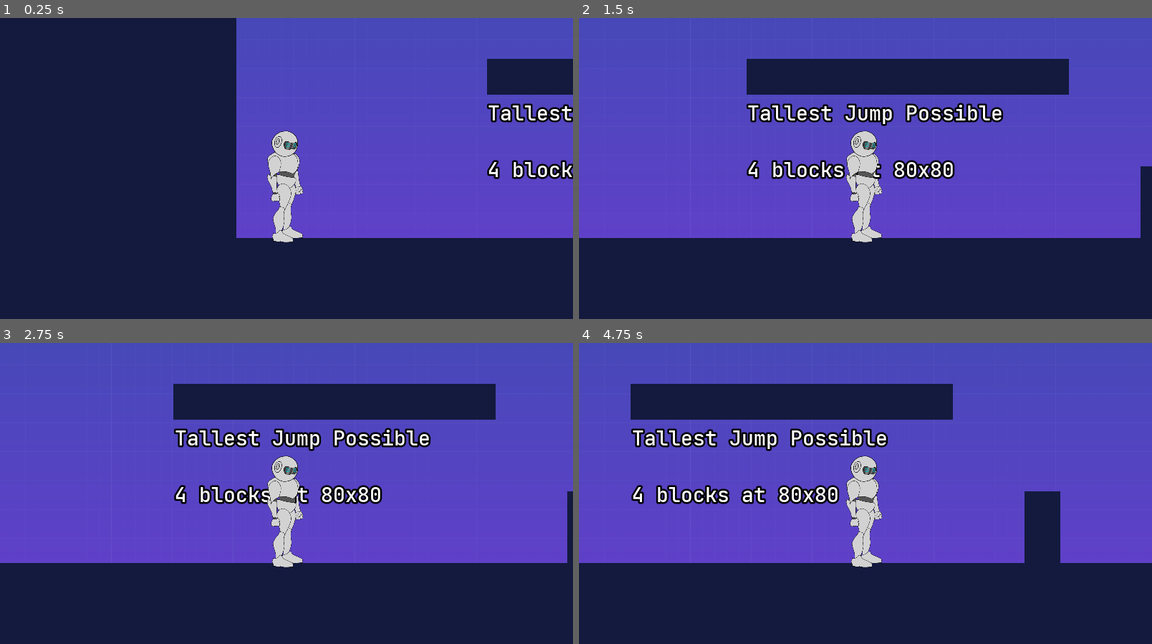
Above: before the commit, frames 1-4 (two rows, left to right).
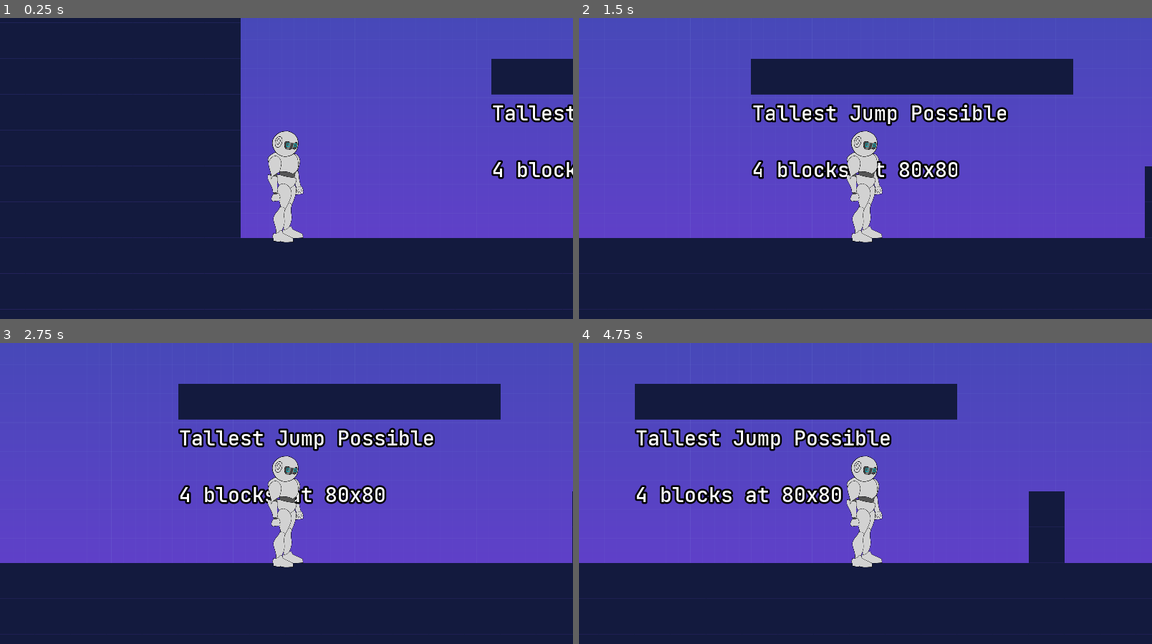
Above: after the commit, the same moments.

Repository: KurzweilTV/AssemblyJam
Game: Godot game, scene res://Maps/Level1.tscn
Same seed, same stepped clock (60 frames per second), same inputs: the game is played once before the commit and once after it. This scene is started directly instead of the project's main scene.
Inputs:
- Up to frame 1 (0.25 s): no input
- Up to frame 2 (1.5 s): tap Enter (ui_accept) at 0.5, 0.77 s; hold Right (ui_right) from 0.53 s (still down)
- Up to frame 3 (2.75 s): tap Enter (ui_accept) at 1.52 s; release Right (ui_right) at 2.03 s; hold Left (ui_left) from 2.03 s (still down)
- Up to frame 4 (4.75 s): release Left (ui_left) at 2.78 s; hold Right (ui_right) 2.78-4.28 s; tap Enter (ui_accept) at 3.02, 3.77, 4.25, 4.52 s; hold Left (ui_left) from 4.28 s (still down)

The runs differ from the first frame. In frame 1, 3.4% of the frame differs, in the area x 0-100%, y 0-97%; in frame 2, 4.0%; in frame 3, 4.0%; in frame 4, 4.3%, in the area x 9-85%, y 13-75%.

Commit message:
Idle Animations

Diff:
--- a/Player/Player.tscn
+++ b/Player/Player.tscn
@@ -28,12 +28,887 @@
 radius = 30.0
 height = 192.0
 
+[sub_resource type="Animation" id=2]
+length = 0.001
+tracks/0/type = "bezier"
+tracks/0/path = NodePath("IKPlayer:position:x")
+tracks/0/interp = 1
+tracks/0/loop_wrap = true
+tracks/0/imported = false
+tracks/0/enabled = true
+tracks/0/keys = {
+"points": PoolRealArray( -1, -0.25, 0, 0.25, 0 ),
+"times": PoolRealArray( 0 )
+}
+tracks/1/type = "bezier"
+tracks/1/path = NodePath("IKPlayer:position:y")
+tracks/1/interp = 1
+tracks/1/loop_wrap = true
+tracks/1/imported = false
+tracks/1/enabled = true
+tracks/1/keys = {
+"points": PoolRealArray( -101, -0.25, 0, 0.25, 0 ),
+"times": PoolRealArray( 0 )
+}
+tracks/2/type = "bezier"
+tracks/2/path = NodePath("IKPlayer:rotation_degrees")
+tracks/2/interp = 1
+tracks/2/loop_wrap = true
+tracks/2/imported = false
+tracks/2/enabled = true
+tracks/2/keys = {
+"points": PoolRealArray( 0, -0.25, 0, 0.25, 0 ),
+"times": PoolRealArray( 0 )
+}
+tracks/3/type = "bezier"
+tracks/3/path = NodePath("IKPlayer:scale:x")
+tracks/3/interp = 1
+tracks/3/loop_wrap = true
+tracks/3/imported = false
+tracks/3/enabled = true
+tracks/3/keys = {
+"points": PoolRealArray( 1, -0.25, 0, 0.25, 0 ),
+"times": PoolRealArray( 0 )
+}
+tracks/4/type = "bezier"
+tracks/4/path = NodePath("IKPlayer:scale:y")
+tracks/4/interp = 1
+tracks/4/loop_wrap = true
+tracks/4/imported = false
+tracks/4/enabled = true
+tracks/4/keys = {
+"points": PoolRealArray( 1, -0.25, 0, 0.25, 0 ),
+"times": PoolRealArray( 0 )
+}
+tracks/5/type = "bezier"
+tracks/5/path = NodePath("IKPlayer/hip:position:x")
+tracks/5/interp = 1
+tracks/5/loop_wrap = true
+tracks/5/imported = false
+tracks/5/enabled = true
+tracks/5/keys = {
+"points": PoolRealArray( 1, -0.25, 0, 0.25, 0 ),
+"times": PoolRealArray( 0 )
+}
+tracks/6/type = "bezier"
+tracks/6/path = NodePath("IKPlayer/hip:position:y")
+tracks/6/interp = 1
+tracks/6/loop_wrap = true
+tracks/6/imported = false
+tracks/6/enabled = true
+tracks/6/keys = {
+"points": PoolRealArray( -4, -0.25, 0, 0.25, 0 ),
+"times": PoolRealArray( 0 )
+}
+tracks/7/type = "bezier"
+tracks/7/path = NodePath("IKPlayer/hip:rotation_degrees")
+tracks/7/interp = 1
+tracks/7/loop_wrap = true
+tracks/7/imported = false
+tracks/7/enabled = true
+tracks/7/keys = {
+"points": PoolRealArray( 0, -0.25, 0, 0.25, 0 ),
+"times": PoolRealArray( 0 )
+}
+tracks/8/type = "bezier"
+tracks/8/path = NodePath("IKPlayer/hip:scale:x")
+tracks/8/interp = 1
+tracks/8/loop_wrap = true
+tracks/8/imported = false
+tracks/8/enabled = true
+tracks/8/keys = {
+"points": PoolRealArray( 0.5, -0.25, 0, 0.25, 0 ),
+"times": PoolRealArray( 0 )
+}
+tracks/9/type = "bezier"
+tracks/9/path = NodePath("IKPlayer/hip:scale:y")
+tracks/9/interp = 1
+tracks/9/loop_wrap = true
+tracks/9/imported = false
+tracks/9/enabled = true
+tracks/9/keys = {
+"points": PoolRealArray( 0.5, -0.25, 0, 0.25, 0 ),
+"times": PoolRealArray( 0 )
+}
+tracks/10/type = "value"
+tracks/10/path = NodePath("IKPlayer/hip/torso/arm_r/arm_r_lower:rotation_degrees")
+tracks/10/interp = 1
+tracks/10/loop_wrap = true
+tracks/10/imported = false
+tracks/10/enabled = true
+tracks/10/keys = {
+"times": PoolRealArray( 0 ),
+"transitions": PoolRealArray( 1 ),
+"update": 0,
+"values": [ 70.2001 ]
+}
+tracks/11/type = "value"
+tracks/11/path = NodePath("IKPlayer/hip/torso/arm_r:rotation_degrees")
+tracks/11/interp = 1
+tracks/11/loop_wrap = true
+tracks/11/imported = false
+tracks/11/enabled = true
+tracks/11/keys = {
+"times": PoolRealArray( 0 ),
+"transitions": PoolRealArray( 1 ),
+"update": 0,
+"values": [ -23.8891 ]
+}
+tracks/12/type = "value"
+tracks/12/path = NodePath("IKPlayer/hip/leg_l/leg_l_lower:rotation_degrees")
+tracks/12/interp = 1
+tracks/12/loop_wrap = true
+tracks/12/imported = false
+tracks/12/enabled = true
+tracks/12/keys = {
+"times": PoolRealArray( 0 ),
+"transitions": PoolRealArray( 1 ),
+"update": 0,
+"values": [ -9.86418 ]
+}
+tracks/13/type = "value"
+tracks/13/path = NodePath("IKPlayer/hip/leg_l:rotation_degrees")
+tracks/13/interp = 1
+tracks/13/loop_wrap = true
+tracks/13/imported = false
+tracks/13/enabled = true
+tracks/13/keys = {
+"times": PoolRealArray( 0 ),
+"transitions": PoolRealArray( 1 ),
+"update": 0,
+"values": [ -352.337 ]
+}
+tracks/14/type = "value"
+tracks/14/path = NodePath("IKPlayer/hip/leg_l/leg_l_lower/foot_l:rotation_degrees")
+tracks/14/interp = 1
+tracks/14/loop_wrap = true
+tracks/14/imported = false
+tracks/14/enabled = true
+tracks/14/keys = {
+"times": PoolRealArray( 0 ),
+"transitions": PoolRealArray( 1 ),
+"update": 0,
+"values": [ 5.80072 ]
+}
+tracks/15/type = "value"
+tracks/15/path = NodePath("IKPlayer/hip/leg_l/leg_l_lower/foot_l/end:rotation_degrees")
+tracks/15/interp = 1
+tracks/15/loop_wrap = true
+tracks/15/imported = false
+tracks/15/enabled = true
+tracks/15/keys = {
+"times": PoolRealArray( 0 ),
+"transitions": PoolRealArray( 1 ),
+"update": 0,
+"values": [ 0.0 ]
+}
+tracks/16/type = "value"
+tracks/16/path = NodePath("IKPlayer/hip/leg_r:rotation_degrees")
+tracks/16/interp = 1
+tracks/16/loop_wrap = true
+tracks/16/imported = false
+tracks/16/enabled = true
+tracks/16/keys = {
+"times": PoolRealArray( 0 ),
+"transitions": PoolRealArray( 1 ),
+"update": 0,
+"values": [ -12.8735 ]
+}
+tracks/17/type = "value"
+tracks/17/path = NodePath("IKPlayer/hip/torso/arm_r/arm_r_lower/hand_r:rotation_degrees")
+tracks/17/interp = 1
+tracks/17/loop_wrap = true
+tracks/17/imported = false
+tracks/17/enabled = true
+tracks/17/keys = {
+"times": PoolRealArray( 0 ),
+"transitions": PoolRealArray( 1 ),
+"update": 0,
+"values": [ 6.31713 ]
+}
+tracks/18/type = "value"
+tracks/18/path = NodePath("IKPlayer/hip/leg_r/leg_r_lower/foot_r:rotation_degrees")
+tracks/18/interp = 1
+tracks/18/loop_wrap = true
+tracks/18/imported = false
+tracks/18/enabled = true
+tracks/18/keys = {
+"times": PoolRealArray( 0 ),
+"transitions": PoolRealArray( 1 ),
+"update": 0,
+"values": [ 11.7607 ]
+}
+tracks/19/type = "value"
+tracks/19/path = NodePath("IKPlayer/hip/leg_r/leg_r_lower:rotation_degrees")
+tracks/19/interp = 1
+tracks/19/loop_wrap = true
+tracks/19/imported = false
+tracks/19/enabled = true
+tracks/19/keys = {
+"times": PoolRealArray( 0 ),
+"transitions": PoolRealArray( 1 ),
+"update": 0,
+"values": [ 5.87606 ]
+}
+tracks/20/type = "value"
+tracks/20/path = NodePath("IKPlayer/hip/torso/arm_r/arm_r_lower/hand_r/end:rotation_degrees")
+tracks/20/interp = 1
+tracks/20/loop_wrap = true
+tracks/20/imported = false
+tracks/20/enabled = true
+tracks/20/keys = {
+"times": PoolRealArray( 0 ),
+"transitions": PoolRealArray( 1 ),
+"update": 0,
+"values": [ 0.0 ]
+}
+tracks/21/type = "value"
+tracks/21/path = NodePath("IKPlayer/hip/torso/arm_l/arm_l_lower/hand_l/end:rotation_degrees")
+tracks/21/interp = 1
+tracks/21/loop_wrap = true
+tracks/21/imported = false
+tracks/21/enabled = true
+tracks/21/keys = {
+"times": PoolRealArray( 0 ),
+"transitions": PoolRealArray( 1 ),
+"update": 0,
+"values": [ 0.0 ]
+}
+tracks/22/type = "value"
+tracks/22/path = NodePath("IKPlayer/hip/torso/arm_l/arm_l_lower/hand_l:rotation_degrees")
+tracks/22/interp = 1
+tracks/22/loop_wrap = true
+tracks/22/imported = false
+tracks/22/enabled = true
+tracks/22/keys = {
+"times": PoolRealArray( 0 ),
+"transitions": PoolRealArray( 1 ),
+"update": 0,
+"values": [ 7.67527 ]
+}
+tracks/23/type = "value"
+tracks/23/path = NodePath("IKPlayer/hip/torso/arm_l/arm_l_lower:rotation_degrees")
+tracks/23/interp = 1
+tracks/23/loop_wrap = true
+tracks/23/imported = false
+tracks/23/enabled = true
+tracks/23/keys = {
+"times": PoolRealArray( 0 ),
+"transitions": PoolRealArray( 1 ),
+"update": 0,
+"values": [ 5.6984 ]
+}
+tracks/24/type = "value"
+tracks/24/path = NodePath("IKPlayer/hip/torso/arm_l:rotation_degrees")
+tracks/24/interp = 1
+tracks/24/loop_wrap = true
+tracks/24/imported = false
+tracks/24/enabled = true
+tracks/24/keys = {
+"times": PoolRealArray( 0 ),
+"transitions": PoolRealArray( 1 ),
+"update": 0,
+"values": [ 2.33172 ]
+}
+tracks/25/type = "value"
+tracks/25/path = NodePath("IKPlayer/hip/torso:rotation_degrees")
+tracks/25/interp = 1
+tracks/25/loop_wrap = true
+tracks/25/imported = false
+tracks/25/enabled = true
+tracks/25/keys = {
+"times": PoolRealArray( 0 ),
+"transitions": PoolRealArray( 1 ),
+"update": 0,
+"values": [ 0.0 ]
+}
+tracks/26/type = "value"
+tracks/26/path = NodePath("IKPlayer/hip/torso/head/end:rotation_degrees")
+tracks/26/interp = 1
+tracks/26/loop_wrap = true
+tracks/26/imported = false
+tracks/26/enabled = true
+tracks/26/keys = {
+"times": PoolRealArray( 0 ),
+"transitions": PoolRealArray( 1 ),
+"update": 0,
+"values": [ 0.0 ]
+}
+tracks/27/type = "value"
+tracks/27/path = NodePath("IKPlayer/hip/torso/head:rotation_degrees")
+tracks/27/interp = 1
+tracks/27/loop_wrap = true
+tracks/27/imported = false
+tracks/27/enabled = true
+tracks/27/keys = {
+"times": PoolRealArray( 0 ),
+"transitions": PoolRealArray( 1 ),
+"update": 0,
+"values": [ -3.36844 ]
+}
+tracks/28/type = "value"
+tracks/28/path = NodePath("IKPlayer/hip/leg_r/leg_r_lower/foot_r/end:rotation_degrees")
+tracks/28/interp = 1
+tracks/28/loop_wrap = true
+tracks/28/imported = false
+tracks/28/enabled = true
+tracks/28/keys = {
+"times": PoolRealArray( 0 ),
+"transitions": PoolRealArray( 1 ),
+"update": 0,
+"values": [ 0.0 ]
+}
+
+[sub_resource type="Animation" id=3]
+resource_name = "idle"
+length = 2.0
+loop = true
+tracks/0/type = "value"
+tracks/0/path = NodePath("IKPlayer/hip/torso/arm_r/arm_r_lower:rotation_degrees")
+tracks/0/interp = 1
+tracks/0/loop_wrap = true
+tracks/0/imported = false
+tracks/0/enabled = true
+tracks/0/keys = {
+"times": PoolRealArray( 0, 1 ),
+"transitions": PoolRealArray( 1, 1 ),
+"update": 0,
+"values": [ 70.2001, 69.2846 ]
+}
+tracks/1/type = "value"
+tracks/1/path = NodePath("IKPlayer/hip/torso/arm_r:rotation_degrees")
+tracks/1/interp = 1
+tracks/1/loop_wrap = true
+tracks/1/imported = false
+tracks/1/enabled = true
+tracks/1/keys = {
+"times": PoolRealArray( 0, 1 ),
+"transitions": PoolRealArray( 1, 1 ),
+"update": 0,
+"values": [ -23.8891, -23.8891 ]
+}
+tracks/2/type = "value"
+tracks/2/path = NodePath("IKPlayer/hip/leg_l/leg_l_lower:rotation_degrees")
+tracks/2/interp = 1
+tracks/2/loop_wrap = true
+tracks/2/imported = false
+tracks/2/enabled = true
+tracks/2/keys = {
+"times": PoolRealArray( 0, 1 ),
+"transitions": PoolRealArray( 1, 1 ),
+"update": 0,
+"values": [ -9.86418, -9.86418 ]
+}
+tracks/3/type = "value"
+tracks/3/path = NodePath("IKPlayer/hip/leg_l:rotation_degrees")
+tracks/3/interp = 1
+tracks/3/loop_wrap = true
+tracks/3/imported = false
+tracks/3/enabled = true
+tracks/3/keys = {
+"times": PoolRealArray( 0, 1 ),
+"transitions": PoolRealArray( 1, 1 ),
+"update": 0,
+"values": [ -352.337, -352.337 ]
+}
+tracks/4/type = "value"
+tracks/4/path = NodePath("IKPlayer/hip/leg_l/leg_l_lower/foot_l:rotation_degrees")
+tracks/4/interp = 1
+tracks/4/loop_wrap = true
+tracks/4/imported = false
+tracks/4/enabled = true
+tracks/4/keys = {
+"times": PoolRealArray( 0, 1 ),
+"transitions": PoolRealArray( 1, 1 ),
+"update": 0,
+"values": [ 5.80072, 5.80072 ]
+}
+tracks/5/type = "value"
+tracks/5/path = NodePath("IKPlayer/hip/leg_l/leg_l_lower/foot_l/end:rotation_degrees")
+tracks/5/interp = 1
+tracks/5/loop_wrap = true
+tracks/5/imported = false
+tracks/5/enabled = true
+tracks/5/keys = {
+"times": PoolRealArray( 0, 1 ),
+"transitions": PoolRealArray( 1, 1 ),
+"update": 0,
+"values": [ 0.0, 0.0 ]
+}
+tracks/6/type = "value"
+tracks/6/path = NodePath("IKPlayer/hip/leg_r:rotation_degrees")
+tracks/6/interp = 1
+tracks/6/loop_wrap = true
+tracks/6/imported = false
+tracks/6/enabled = true
+tracks/6/keys = {
+"times": PoolRealArray( 0, 1 ),
+"transitions": PoolRealArray( 1, 1 ),
+"update": 0,
+"values": [ -12.8735, -12.8735 ]
+}
+tracks/7/type = "value"
+tracks/7/path = NodePath("IKPlayer/hip:rotation_degrees")
+tracks/7/interp = 1
+tracks/7/loop_wrap = true
+tracks/7/imported = false
+tracks/7/enabled = true
+tracks/7/keys = {
+"times": PoolRealArray( 0, 0.5, 1 ),
+"transitions": PoolRealArray( 1, 1, 1 ),
+"update": 0,
+"values": [ 0.0619223, 0.0619223, 0.0619223 ]
+}
+tracks/8/type = "value"
+tracks/8/path = NodePath("IKPlayer/hip/torso/arm_r/arm_r_lower/hand_r:rotation_degrees")
+tracks/8/interp = 1
+tracks/8/loop_wrap = true
+tracks/8/imported = false
+tracks/8/enabled = true
+tracks/8/keys = {
+"times": PoolRealArray( 0, 1 ),
+"transitions": PoolRealArray( 1, 1 ),
+"update": 0,
+"values": [ 6.31713, 6.31713 ]
+}
+tracks/9/type = "value"
+tracks/9/path = NodePath("IKPlayer/hip/leg_r/leg_r_lower/foot_r:rotation_degrees")
+tracks/9/interp = 1
+tracks/9/loop_wrap = true
+tracks/9/imported = false
+tracks/9/enabled = true
+tracks/9/keys = {
+"times": PoolRealArray( 0, 2 ),
+"transitions": PoolRealArray( 1, 1 ),
+"update": 0,
+"values": [ 11.7607, 11.7607 ]
+}
+tracks/10/type = "value"
+tracks/10/path = NodePath("IKPlayer/hip/leg_r/leg_r_lower:rotation_degrees")
+tracks/10/interp = 1
+tracks/10/loop_wrap = true
+tracks/10/imported = false
+tracks/10/enabled = true
+tracks/10/keys = {
+"times": PoolRealArray( 0, 2 ),
+"transitions": PoolRealArray( 1, 1 ),
+"update": 0,
+"values": [ 5.87606, 5.87606 ]
+}
+tracks/11/type = "value"
+tracks/11/path = NodePath("IKPlayer/hip/torso/arm_r/arm_r_lower/hand_r/end:rotation_degrees")
+tracks/11/interp = 1
+tracks/11/loop_wrap = true
+tracks/11/imported = false
+tracks/11/enabled = true
+tracks/11/keys = {
+"times": PoolRealArray( 0, 1, 2 ),
+"transitions": PoolRealArray( 1, 1, 1 ),
+"update": 0,
+"values": [ 0.0, 0.0, 0.0 ]
+}
+tracks/12/type = "value"
+tracks/12/path = NodePath("IKPlayer/hip/torso/arm_l/arm_l_lower/hand_l/end:rotation_degrees")
+tracks/12/interp = 1
+tracks/12/loop_wrap = true
+tracks/12/imported = false
+tracks/12/enabled = true
+tracks/12/keys = {
+"times": PoolRealArray( 0, 2 ),
+"transitions": PoolRealArray( 1, 1 ),
+"update": 0,
+"values": [ 0.0, 0.0 ]
+}
+tracks/13/type = "value"
+tracks/13/path = NodePath("IKPlayer/hip/torso/arm_l/arm_l_lower/hand_l:rotation_degrees")
+tracks/13/interp = 1
+tracks/13/loop_wrap = true
+tracks/13/imported = false
+tracks/13/enabled = true
+tracks/13/keys = {
+"times": PoolRealArray( 0, 2 ),
+"transitions": PoolRealArray( 1, 1 ),
+"update": 0,
+"values": [ 7.67527, 7.67527 ]
+}
+tracks/14/type = "value"
+tracks/14/path = NodePath("IKPlayer/hip/torso/arm_l/arm_l_lower:rotation_degrees")
+tracks/14/interp = 1
+tracks/14/loop_wrap = true
+tracks/14/imported = false
+tracks/14/enabled = true
+tracks/14/keys = {
+"times": PoolRealArray( 0, 1, 2 ),
+"transitions": PoolRealArray( 1, 1, 1 ),
+"update": 0,
+"values": [ 5.6984, 5.6984, 5.6984 ]
+}
+tracks/15/type = "value"
+tracks/15/path = NodePath("IKPlayer/hip/torso/arm_l:rotation_degrees")
+tracks/15/interp = 1
+tracks/15/loop_wrap = true
+tracks/15/imported = false
+tracks/15/enabled = true
+tracks/15/keys = {
+"times": PoolRealArray( 0, 1, 2 ),
+"transitions": PoolRealArray( 1, 1, 1 ),
+"update": 0,
+"values": [ 2.33172, 1.4162, 2.33172 ]
+}
+tracks/16/type = "value"
+tracks/16/path = NodePath("IKPlayer/hip/torso:rotation_degrees")
+tracks/16/interp = 1
+tracks/16/loop_wrap = true
+tracks/16/imported = false
+tracks/16/enabled = true
+tracks/16/keys = {
+"times": PoolRealArray( 0, 1, 2 ),
+"transitions": PoolRealArray( 1, 1, 1 ),
+"update": 0,
+"values": [ 0.0, -1.00223, 0.0 ]
+}
+tracks/17/type = "value"
+tracks/17/path = NodePath("IKPlayer/hip/torso/head/end:rotation_degrees")
+tracks/17/interp = 1
+tracks/17/loop_wrap = true
+tracks/17/imported = false
+tracks/17/enabled = true
+tracks/17/keys = {
+"times": PoolRealArray( 0, 2 ),
+"transitions": PoolRealArray( 1, 1 ),
+"update": 0,
+"values": [ 0.0, 0.0 ]
+}
+tracks/18/type = "value"
+tracks/18/path = NodePath("IKPlayer/hip/torso/head:rotation_degrees")
+tracks/18/interp = 1
+tracks/18/loop_wrap = true
+tracks/18/imported = false
+tracks/18/enabled = true
+tracks/18/keys = {
+"times": PoolRealArray( 0, 1, 2 ),
+"transitions": PoolRealArray( 1, 1, 1 ),
+"update": 0,
+"values": [ -3.36844, -4.43411, -3.36844 ]
+}
+tracks/19/type = "value"
+tracks/19/path = NodePath("IKPlayer/hip/leg_r/leg_r_lower/foot_r/end:rotation_degrees")
+tracks/19/interp = 1
+tracks/19/loop_wrap = true
+tracks/19/imported = false
+tracks/19/enabled = true
+tracks/19/keys = {
+"times": PoolRealArray( 0, 2 ),
+"transitions": PoolRealArray( 1, 1 ),
+"update": 0,
+"values": [ 0.0, 0.0 ]
+}
+
+[sub_resource type="Animation" id=5]
+resource_name = "idle2"
+length = 2.0
+loop = true
+tracks/0/type = "value"
+tracks/0/path = NodePath("IKPlayer/hip/torso/arm_r/arm_r_lower:rotation_degrees")
+tracks/0/interp = 1
+tracks/0/loop_wrap = true
+tracks/0/imported = false
+tracks/0/enabled = true
+tracks/0/keys = {
+"times": PoolRealArray( 0, 1 ),
+"transitions": PoolRealArray( 1, 1 ),
+"update": 0,
+"values": [ 70.2001, 69.2846 ]
+}
+tracks/1/type = "value"
+tracks/1/path = NodePath("IKPlayer/hip/torso/arm_r:rotation_degrees")
+tracks/1/interp = 1
+tracks/1/loop_wrap = true
+tracks/1/imported = false
+tracks/1/enabled = true
+tracks/1/keys = {
+"times": PoolRealArray( 0, 1 ),
+"transitions": PoolRealArray( 1, 1 ),
+"update": 0,
+"values": [ -23.8891, -23.8891 ]
+}
+tracks/2/type = "value"
+tracks/2/path = NodePath("IKPlayer/hip/leg_l/leg_l_lower:rotation_degrees")
+tracks/2/interp = 1
+tracks/2/loop_wrap = true
+tracks/2/imported = false
+tracks/2/enabled = true
+tracks/2/keys = {
+"times": PoolRealArray( 0, 0.3, 0.6, 0.9, 1, 1.2, 2 ),
+"transitions": PoolRealArray( 1, 1, 1, 1, 1, 1, 1 ),
+"update": 0,
+"values": [ -9.86418, -9.86418, -9.86418, -9.86418, -9.86418, -9.86418, -9.86418 ]
+}
+tracks/3/type = "value"
+tracks/3/path = NodePath("IKPlayer/hip/leg_l:rotation_degrees")
+tracks/3/interp = 1
+tracks/3/loop_wrap = true
+tracks/3/imported = false
+tracks/3/enabled = true
+tracks/3/keys = {
+"times": PoolRealArray( 0, 0.3, 0.6, 0.9, 1, 1.2, 2 ),
+"transitions": PoolRealArray( 1, 1, 1, 1, 1, 1, 1 ),
+"update": 0,
+"values": [ -352.337, -352.337, -352.337, -352.337, -352.337, -352.337, -352.337 ]
+}
+tracks/4/type = "value"
+tracks/4/path = NodePath("IKPlayer/hip/leg_l/leg_l_lower/foot_l:rotation_degrees")
+tracks/4/interp = 1
+tracks/4/loop_wrap = true
+tracks/4/imported = false
+tracks/4/enabled = true
+tracks/4/keys = {
+"times": PoolRealArray( 0, 0.3, 0.6, 0.9, 1.2, 2 ),
+"transitions": PoolRealArray( 1, 1, 1, 1, 1, 1 ),
+"update": 0,
+"values": [ 5.80072, -1.71895, 7.13669, 0.935054, 9.06956, 8.38508 ]
+}
+tracks/5/type = "value"
+tracks/5/path = NodePath("IKPlayer/hip/leg_l/leg_l_lower/foot_l/end:rotation_degrees")
+tracks/5/interp = 1
+tracks/5/loop_wrap = true
+tracks/5/imported = false
+tracks/5/enabled = true
+tracks/5/keys = {
+"times": PoolRealArray( 0, 1 ),
+"transitions": PoolRealArray( 1, 1 ),
+"update": 0,
+"values": [ 0.0, 0.0 ]
+}
+tracks/6/type = "value"
+tracks/6/path = NodePath("IKPlayer/hip/leg_r:rotation_degrees")
+tracks/6/interp = 1
+tracks/6/loop_wrap = true
+tracks/6/imported = false
+tracks/6/enabled = true
+tracks/6/keys = {
+"times": PoolRealArray( 0, 1 ),
+"transitions": PoolRealArray( 1, 1 ),
+"update": 0,
+"values": [ -12.8735, -12.8735 ]
+}
+tracks/7/type = "value"
+tracks/7/path = NodePath("IKPlayer/hip:rotation_degrees")
+tracks/7/interp = 1
+tracks/7/loop_wrap = true
+tracks/7/imported = false
+tracks/7/enabled = true
+tracks/7/keys = {
+"times": PoolRealArray( 0, 0.5, 1 ),
+"transitions": PoolRealArray( 1, 1, 1 ),
+"update": 0,
+"values": [ 0.0619223, 0.0619223, 0.0619223 ]
+}
+tracks/8/type = "value"
+tracks/8/path = NodePath("IKPlayer/hip/torso/arm_r/arm_r_lower/hand_r:rotation_degrees")
+tracks/8/interp = 1
+tracks/8/loop_wrap = true
+tracks/8/imported = false
+tracks/8/enabled = true
+tracks/8/keys = {
+"times": PoolRealArray( 0, 1 ),
+"transitions": PoolRealArray( 1, 1 ),
+"update": 0,
+"values": [ 6.31713, 6.31713 ]
+}
+tracks/9/type = "value"
+tracks/9/path = NodePath("IKPlayer/hip/leg_r/leg_r_lower/foot_r:rotation_degrees")
+tracks/9/interp = 1
+tracks/9/loop_wrap = true
+tracks/9/imported = false
+tracks/9/enabled = true
+tracks/9/keys = {
+"times": PoolRealArray( 0, 2 ),
+"transitions": PoolRealArray( 1, 1 ),
+"update": 0,
+"values": [ 11.7607, 11.7607 ]
+}
+tracks/10/type = "value"
+tracks/10/path = NodePath("IKPlayer/hip/leg_r/leg_r_lower:rotation_degrees")
+tracks/10/interp = 1
+tracks/10/loop_wrap = true
+tracks/10/imported = false
+tracks/10/enabled = true
+tracks/10/keys = {
+"times": PoolRealArray( 0, 2 ),
+"transitions": PoolRealArray( 1, 1 ),
+"update": 0,
+"values": [ 5.87606, 5.87606 ]
+}
+tracks/11/type = "value"
+tracks/11/path = NodePath("IKPlayer/hip/torso/arm_r/arm_r_lower/hand_r/end:rotation_degrees")
+tracks/11/interp = 1
+tracks/11/loop_wrap = true
+tracks/11/imported = false
+tracks/11/enabled = true
+tracks/11/keys = {
+"times": PoolRealArray( 0, 1, 2 ),
+"transitions": PoolRealArray( 1, 1, 1 ),
+"update": 0,
+"values": [ 0.0, 0.0, 0.0 ]
+}
+tracks/12/type = "value"
+tracks/12/path = NodePath("IKPlayer/hip/torso/arm_l/arm_l_lower/hand_l/end:rotation_degrees")
+tracks/12/interp = 1
+tracks/12/loop_wrap = true
+tracks/12/imported = false
+tracks/12/enabled = true
+tracks/12/keys = {
+"times": PoolRealArray( 0, 2 ),
+"transitions": PoolRealArray( 1, 1 ),
+"update": 0,
+"values": [ 0.0, 0.0 ]
+}
+tracks/13/type = "value"
+tracks/13/path = NodePath("IKPlayer/hip/torso/arm_l/arm_l_lower/hand_l:rotation_degrees")
+tracks/13/interp = 1
+tracks/13/loop_wrap = true
+tracks/13/imported = false
+tracks/13/enabled = true
+tracks/13/keys = {
+"times": PoolRealArray( 0, 2 ),
+"transitions": PoolRealArray( 1, 1 ),
+"update": 0,
+"values": [ 7.67527, 7.67527 ]
+}
+tracks/14/type = "value"
+tracks/14/path = NodePath("IKPlayer/hip/torso/arm_l/arm_l_lower:rotation_degrees")
+tracks/14/interp = 1
+tracks/14/loop_wrap = true
+tracks/14/imported = false
+tracks/14/enabled = true
+tracks/14/keys = {
+"times": PoolRealArray( 0, 1, 2 ),
+"transitions": PoolRealArray( 1, 1, 1 ),
+"update": 0,
+"values": [ 5.6984, 5.6984, 5.6984 ]
+}
+tracks/15/type = "value"
+tracks/15/path = NodePath("IKPlayer/hip/torso/arm_l:rotation_degrees")
+tracks/15/interp = 1
+tracks/15/loop_wrap = true
+tracks/15/imported = false
+tracks/15/enabled = true
+tracks/15/keys = {
+"times": PoolRealArray( 0, 1, 2 ),
+"transitions": PoolRealArray( 1, 1, 1 ),
+"update": 0,
+"values": [ 2.33172, 1.4162, 2.33172 ]
+}
+tracks/16/type = "value"
+tracks/16/path = NodePath("IKPlayer/hip/torso:rotation_degrees")
+tracks/16/interp = 1
+tracks/16/loop_wrap = true
+tracks/16/imported = false
+tracks/16/enabled = true
+tracks/16/keys = {
+"times": PoolRealArray( 0, 1, 2 ),
+"transitions": PoolRealArray( 1, 1, 1 ),
+"update": 0,
+"values": [ 0.0, -1.00223, 0.0 ]
+}
+tracks/17/type = "value"
+tracks/17/path = NodePath("IKPlayer/hip/torso/head/end:rotation_degrees")
+tracks/17/interp = 1
+tracks/17/loop_wrap = true
+tracks/17/imported = false
+tracks/17/enabled = true
+tracks/17/keys = {
+"times": PoolRealArray( 0, 2 ),
+"transitions": PoolRealArray( 1, 1 ),
+"update": 0,
+"values": [ 0.0, 0.0 ]
+}
+tracks/18/type = "value"
+tracks/18/path = NodePath("IKPlayer/hip/torso/head:rotation_degrees")
+tracks/18/interp = 1
+tracks/18/loop_wrap = true
+tracks/18/imported = false
+tracks/18/enabled = true
+tracks/18/keys = {
+"times": PoolRealArray( 0, 1, 2 ),
+"transitions": PoolRealArray( 1, 1, 1 ),
+"update": 0,
+"values": [ -3.36844, -4.43411, -3.36844 ]
+}
+tracks/19/type = "value"
+tracks/19/path = NodePath("IKPlayer/hip/leg_r/leg_r_lower/foot_r/end:rotation_degrees")
+tracks/19/interp = 1
+tracks/19/loop_wrap = true
+tracks/19/imported = false
+tracks/19/enabled = true
+tracks/19/keys = {
+"times": PoolRealArray( 0, 2 ),
+"transitions": PoolRealArray( 1, 1 ),
+"update": 0,
+"values": [ 0.0, 0.0 ]
+}
+
+[sub_resource type="Animation" id=4]
+resource_name = "rest"
+length = 0.1
+tracks/0/type = "bezier"
+tracks/0/path = NodePath("IKPlayer:position:x")
+tracks/0/interp = 1
+tracks/0/loop_wrap = true
+tracks/0/imported = false
+tracks/0/enabled = true
+tracks/0/keys = {
+"points": PoolRealArray( -1, -0.25, 0, 0.25, 0 ),
+"times": PoolRealArray( 0 )
+}
+tracks/1/type = "bezier"
+tracks/1/path = NodePath("IKPlayer:position:y")
+tracks/1/interp = 1
+tracks/1/loop_wrap = true
+tracks/1/imported = false
+tracks/1/enabled = true
+tracks/1/keys = {
+"points": PoolRealArray( -101, -0.25, 0, 0.25, 0 ),
+"times": PoolRealArray( 0 )
+}
+tracks/2/type = "bezier"
+tracks/2/path = NodePath("IKPlayer:rotation_degrees")
+tracks/2/interp = 1
+tracks/2/loop_wrap = true
+tracks/2/imported = false
+tracks/2/enabled = true
+tracks/2/keys = {
+"points": PoolRealArray( -4.73991, -0.25, 0, 0.25, 0 ),
+"times": PoolRealArray( 0 )
+}
+tracks/3/type = "bezier"
+tracks/3/path = NodePath("IKPlayer:scale:x")
+tracks/3/interp = 1
+tracks/3/loop_wrap = true
+tracks/3/imported = false
+tracks/3/enabled = true
+tracks/3/keys = {
+"points": PoolRealArray( 1, -0.25, 0, 0.25, 0 ),
+"times": PoolRealArray( 0 )
+}
+tracks/4/type = "bezier"
+tracks/4/path = NodePath("IKPlayer:scale:y")
+tracks/4/interp = 1
+tracks/4/loop_wrap = true
+tracks/4/imported = false
+tracks/4/enabled = true
+tracks/4/keys = {
+"points": PoolRealArray( 1, -0.25, 0, 0.25, 0 ),
+"times": PoolRealArray( 0 )
+}
+
 [node name="Player" type="KinematicBody2D"]
+rotation = -0.0886073
 script = ExtResource( 2 )
 
 [node name="IKPlayer" type="Node2D" parent="."]
 position = Vector2( -1, -101 )
-rotation = -0.0907931
 
 [node name="hip" type="Sprite" parent="IKPlayer"]
 position = Vector2( 1, -4 )
@@ -253,3 +1128,9 @@
 margin_top = -96.0
 margin_right = 24.0
 margin_bottom = -82.0
+
+[node name="AnimationPlayer" type="AnimationPlayer" parent="."]
+anims/RESET = SubResource( 2 )
+anims/idle = SubResource( 3 )
+anims/idle2 = SubResource( 5 )
+anims/rest = SubResource( 4 )
Not shown: 1 places in Player/Player.tscn that only renumber resources
